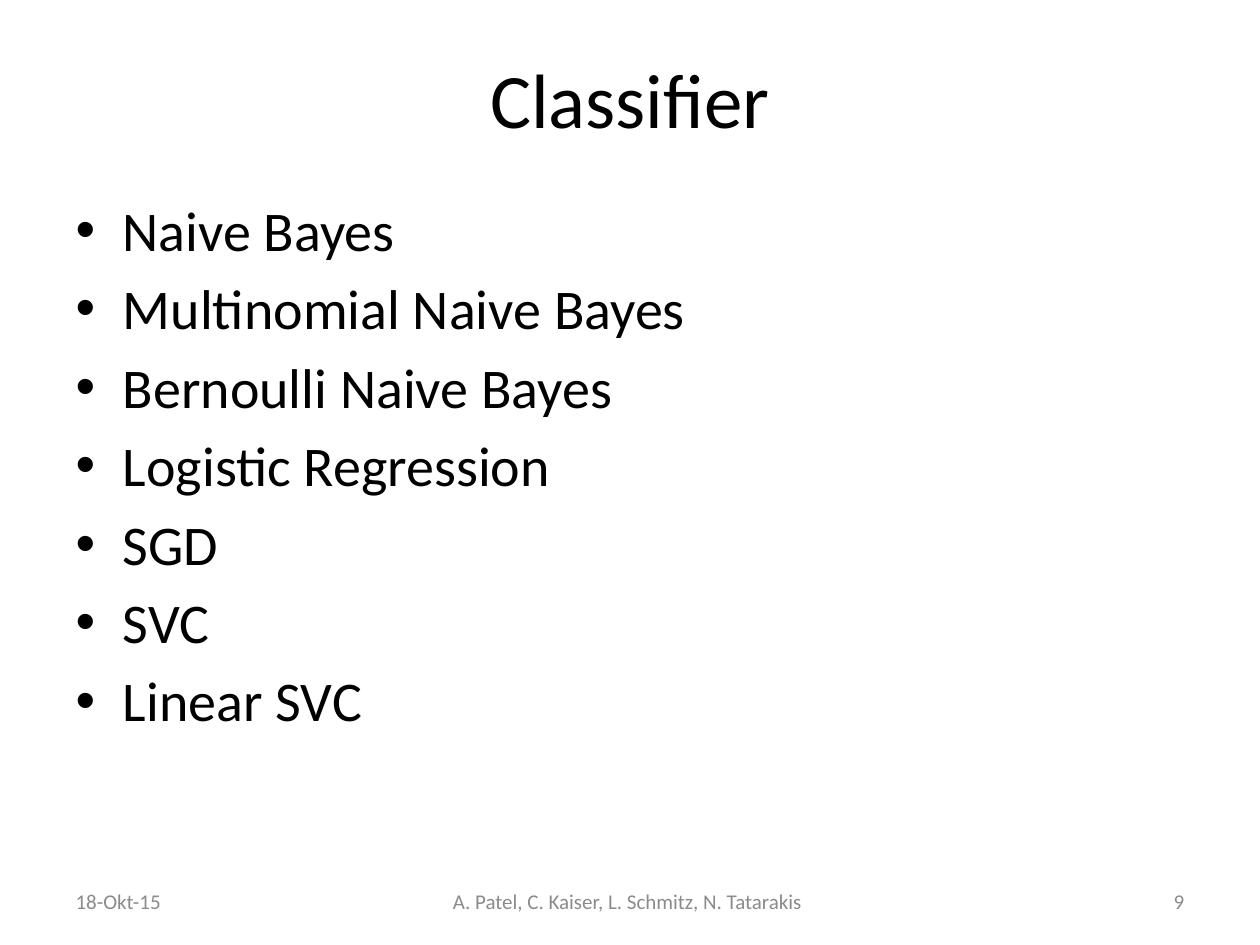
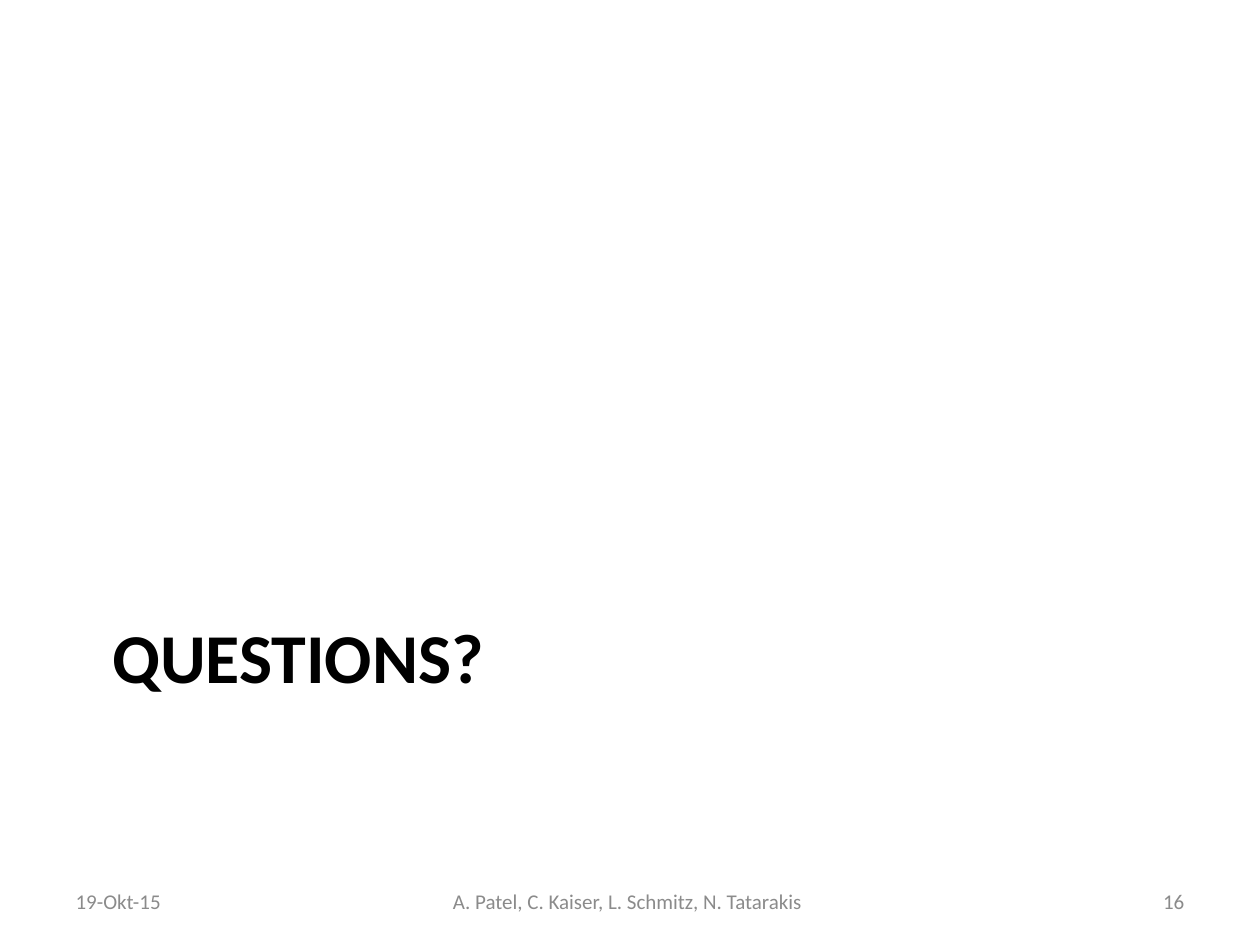
Before and after one commit to schmitzl/AI_project, a slide deck: slide 16 of Presentation/AI_project_presentation.pptx (slide 9 before the commit). Drawn at 1260x945 pixels with LibreOffice and Linux fonts; fonts in the diff are those of the drawing. Boxes give left, top, right and bottom in pixels: in the first picture for what was removed or moved away, otherwise in the second. Text is boxed around its words. In the diff, an @@ line names an element or a change of style, - is before the commit and + after.

```diff
--- a/Presentation/AI_project_presentation.pptx
+++ b/Presentation/AI_project_presentation.pptx
@@ title removed at box(490, 74, 769, 129) @@
-Classifier
@@ text removed at box(123, 212, 685, 722) @@
-• Naive Bayes
-• Multinomial Naive Bayes
-• Bernoulli Naive Bayes
-• Logistic Regression
-• SGD
-• SVC
-• Linear SVC
@@ title added at box(112, 634, 483, 692), 40 pt, text #000000, bold @@
+QUESTIONS?
@@ text at box(76, 894, 161, 909): text changed @@
-18-Okt-15
+19-Okt-15
@@ page number at box(1163, 895, 1184, 909): text changed @@
-9
+16
```
Also in this commit, not shown: 14 other slides changed, 4 slides added, 3 slides removed.
